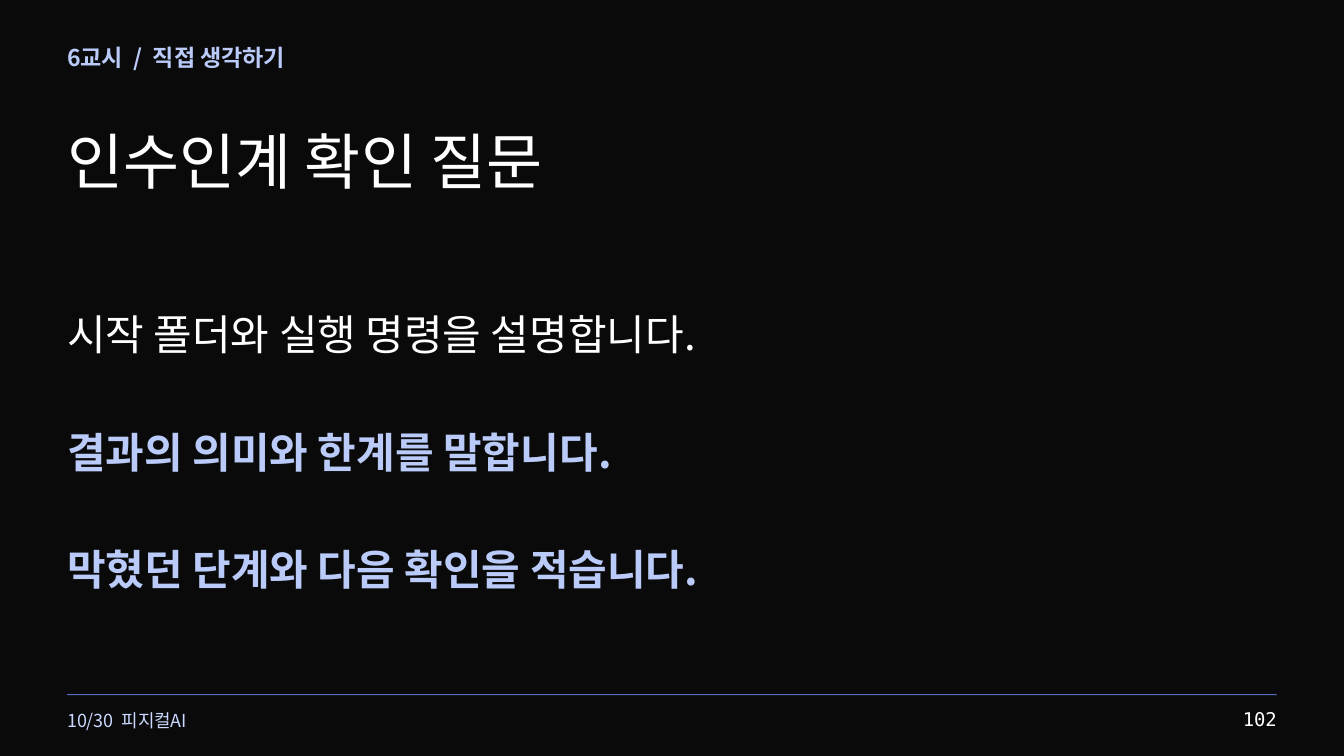
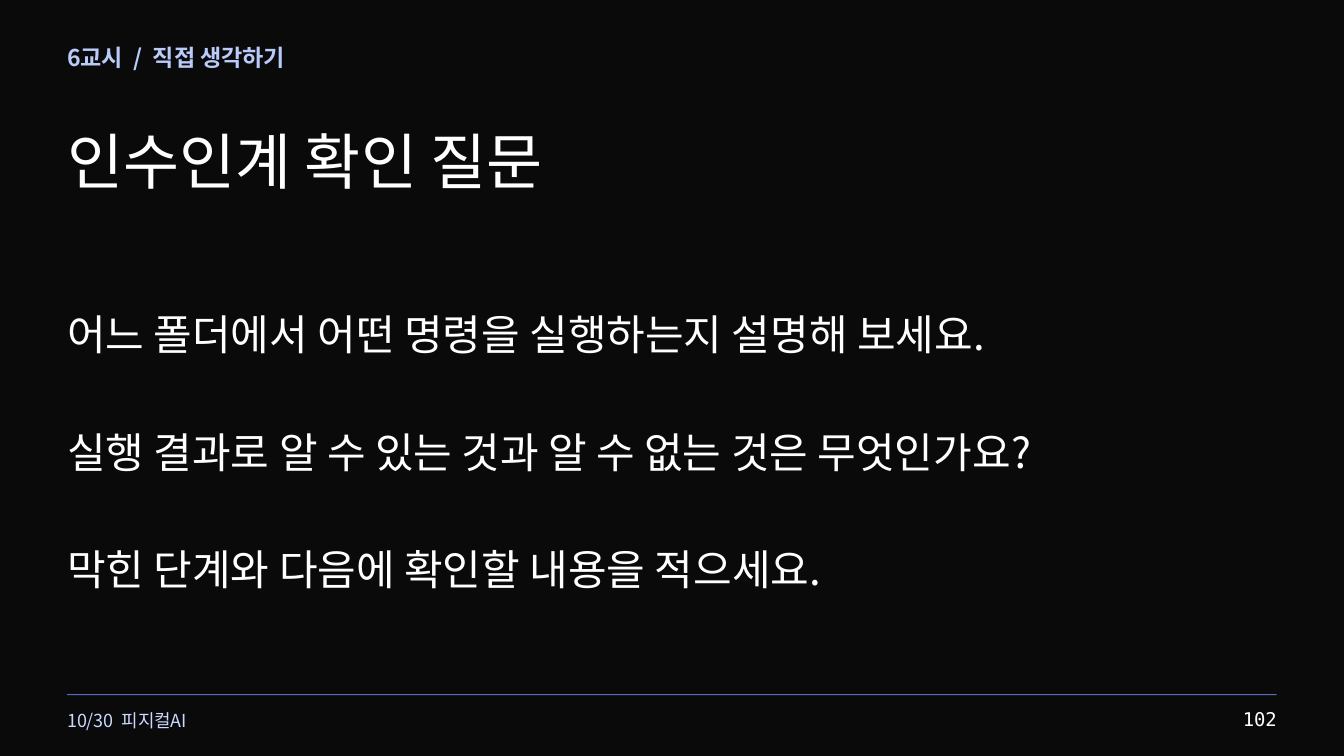
Before and after one commit to zeusk302-png/kdigital-physical-ai, a slide deck: slide 102 of downloads/2026-10-30/readable-slides.pptx. Drawn at 1344x756 pixels with LibreOffice and Linux fonts; fonts in the diff are those of the drawing. Boxes give left, top, right and bottom in pixels: in the first picture for what was removed or moved away, otherwise in the second. Text is boxed around its words. In the diff, an @@ line names an element or a change of style, - is before the commit and + after.

Commit message:
Refine beginner course wording across web and ten teaching decks

```diff
--- a/downloads/2026-10-30/readable-slides.pptx
+++ b/downloads/2026-10-30/readable-slides.pptx
@@ text at bbox=[67, 315, 985, 354]: text changed @@
-시작 폴더와 실행 명령을 설명합니다.
+어느 폴더에서 어떤 명령을 실행하는지 설명해 보세요.
@@ text at bbox=[67, 433, 1032, 472]: text changed; text colour #BACBFA to #FFFFFF; bold off @@
-결과의 의미와 한계를 말합니다.
+실행 결과로 알 수 있는 것과 알 수 없는 것은 무엇인가요?
@@ text at bbox=[67, 550, 822, 589]: text changed; text colour #BACBFA to #FFFFFF; bold off @@
-막혔던 단계와 다음 확인을 적습니다.
+막힌 단계와 다음에 확인할 내용을 적으세요.
```
Also in this commit, not shown: 64 other slides changed, 50 other files.
